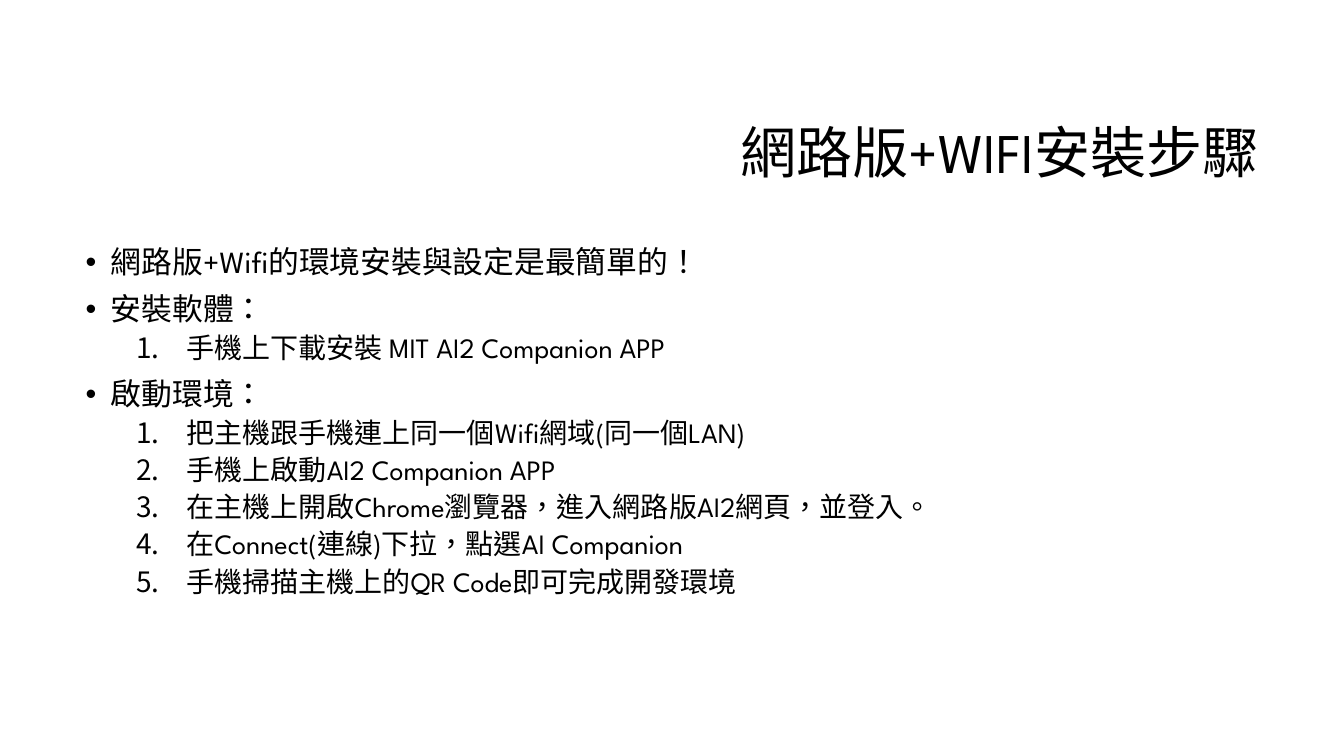
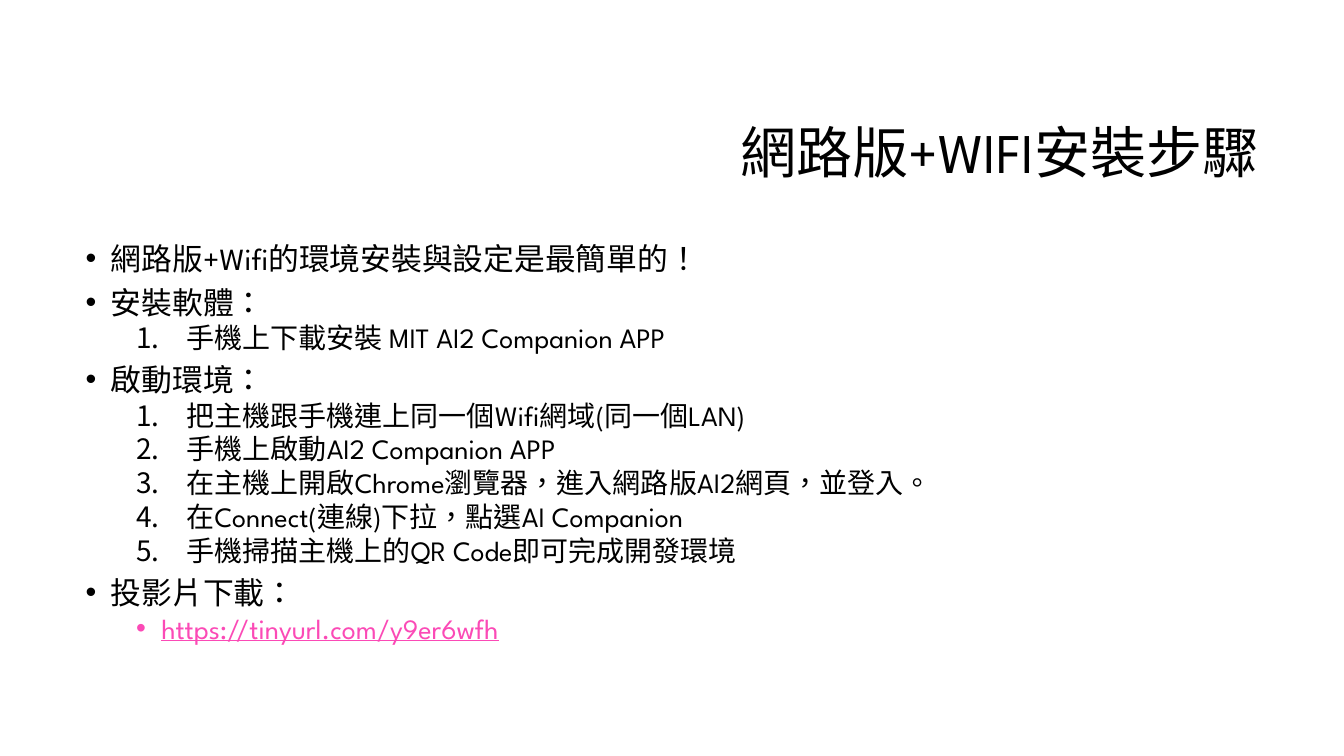
Before and after one commit to liulawsi/My_PPTs, a slide deck: slide 2 of CHING JIAN/AppInventor/App Inventor 2 安裝與啟用指引_網路版.pptx. Drawn at 1344x756 pixels with LibreOffice and Linux fonts; fonts in the diff are those of the drawing; background and template pictures are left out. Boxes give left, top, right and bottom in pixels: in the first picture for what was removed or moved away, otherwise in the second. Text is boxed around its words. In the diff, an @@ line names an element or a change of style, - is before the commit and + after.

```diff
--- a/CHING JIAN/AppInventor/App Inventor 2 安裝與啟用指引_網路版.pptx
+++ b/CHING JIAN/AppInventor/App Inventor 2 安裝與啟用指引_網路版.pptx
@@ text at <box>111,244,931,564</box>: line spacing 0.9 to 0.8 @@
@@ text at <box>111,578,498,645</box>: paragraphs added @@
+• 投影片下載：
+  • https://tinyurl.com/y9er6wfh
```
Also in this commit, not shown: 2 other files.
